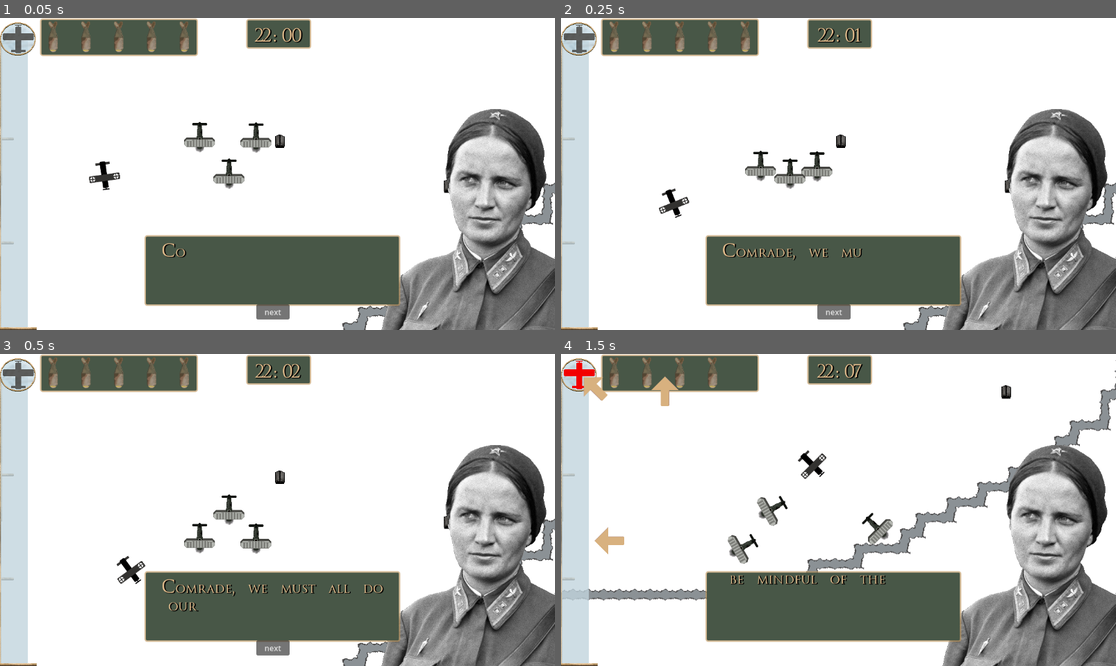
Above: before the commit, frames 1-4 (two rows, left to right).
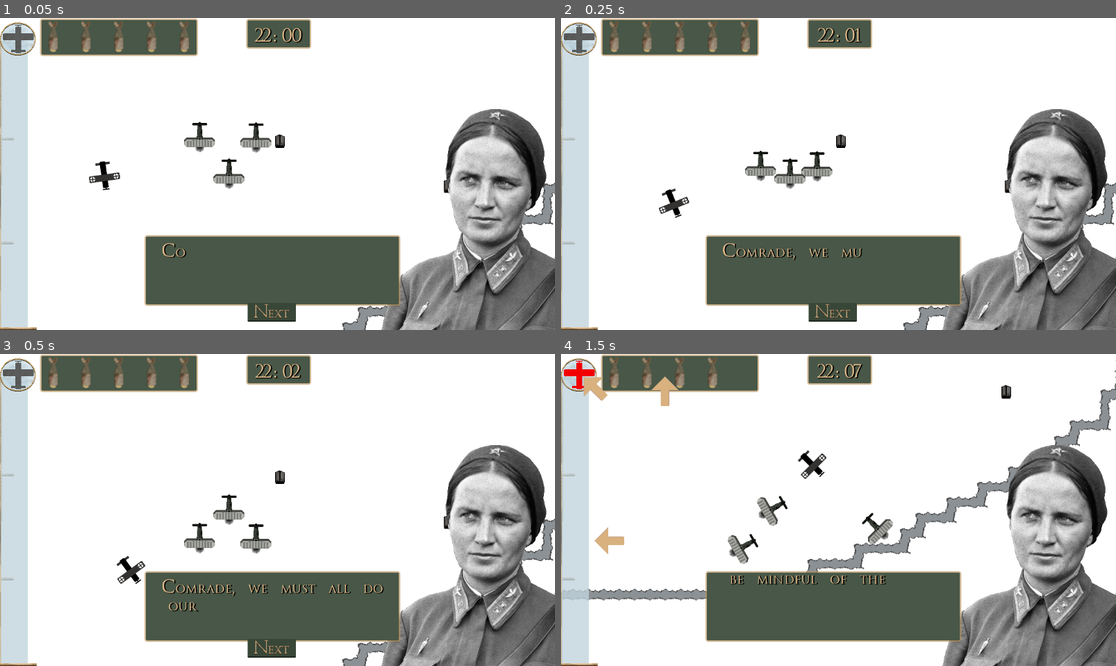
Above: after the commit, the same moments.

Repository: jsteele15/Night-witches
Game: Godot game, scene res://map/main.tscn
The game is run twice, just before and just after one commit, with the same random seed, the same clock (stepped at 60 frames per second) and the same inputs. This scene is started directly instead of the project's main scene.
Inputs (mouse positions are in pixels of both pictures, inside the frame that each line leads up to):
- Up to frame 1 (0.05 s): no input
- Up to frame 2 (0.25 s): no input
- Up to frame 3 (0.5 s): no input
- Up to frame 4 (1.5 s): click (832, 647) at 0.5 s; hold D (right) from 1.28 s (still down); hold Space (bomb) from 1.28 s (still down)

The runs differ from the first frame. In frame 1, 0.5% of the frame differs, in the area x 44-54%, y 91-98%; in frame 2, 0.5%; in frame 3, 0.5%; in frame 4, nothing differs.

Commit message:
next button
- texture button on next

Diff:
--- a/night-witches/characters/enemy_plane.gd
+++ b/night-witches/characters/enemy_plane.gd
@@ -65,6 +65,8 @@
 
 func _hunt_move(delta : float):
 	if target is Vector2:
+		return
+	if is_instance_valid(target) == false:
 		return
 	self.rotation_degrees = target.rotation_degrees
 	if circling == false:
--- a/night-witches/ui/tutorial_box.gd
+++ b/night-witches/ui/tutorial_box.gd
@@ -1,7 +1,7 @@
 extends Control
 
 @onready var tutorial_text : RichTextLabel = $"game text"
-@onready var next_button : Button = $"next button"
+@onready var next_button : TextureButton = $"next button"
 
 var this_trig : bool = false
 
--- a/night-witches/ui/tutorial_box.tscn
+++ b/night-witches/ui/tutorial_box.tscn
@@ -1,8 +1,11 @@
-[gd_scene load_steps=5 format=3 uid="uid://b1q0jactwg8oj"]
+[gd_scene load_steps=8 format=3 uid="uid://b1q0jactwg8oj"]
 
 [ext_resource type="Texture2D" uid="uid://bp4qcf0j4s18i" path="res://assets/img/Marina Raskova.png" id="1_4xymx"]
 [ext_resource type="Script" uid="uid://ihk10n2m0etc" path="res://ui/tutorial_box.gd" id="1_58tfx"]
 [ext_resource type="PackedScene" uid="uid://xeg2gnmclwhw" path="res://ui/game_text.tscn" id="2_2g0v3"]
+[ext_resource type="Texture2D" uid="uid://cihpmupaq1dar" path="res://assets/img/ui/next up.png" id="4_ylvux"]
+[ext_resource type="Texture2D" uid="uid://valngfplooq4" path="res://assets/img/ui/next down.png" id="5_amxee"]
+[ext_resource type="Texture2D" uid="uid://bs7bkkcs3l7ma" path="res://assets/img/ui/next hover.png" id="6_yvmg3"]
 
 [sub_resource type="StyleBoxFlat" id="StyleBoxFlat_58tfx"]
 bg_color = Color(0.28235295, 0.34117648, 0.2784314, 1)
@@ -68,19 +71,21 @@
 grow_vertical = 2
 theme_override_styles/panel = SubResource("StyleBoxFlat_58tfx")
 
-[node name="next button" type="Button" parent="."]
+[node name="next button" type="TextureButton" parent="."]
 layout_mode = 1
 anchors_preset = -1
 anchor_left = 0.5
 anchor_top = 0.5
 anchor_right = 0.5
 anchor_bottom = 0.5
-offset_left = -44.0
-offset_top = 271.0
-offset_right = 25.0
-offset_bottom = 302.0
+offset_left = -62.0
+offset_top = 267.0
+offset_right = 38.0
+offset_bottom = 307.0
 grow_horizontal = 0
 grow_vertical = 0
-text = "next"
+texture_normal = ExtResource("4_ylvux")
+texture_pressed = ExtResource("5_amxee")
+texture_hover = ExtResource("6_yvmg3")
 
 [connection signal="pressed" from="next button" to="." method="_on_next_button_pressed"]
Binary file added: night-witches/assets/img/ui/next down.png
Not shown, added: night-witches/assets/img/ui/next down.png.import
Binary file added: night-witches/assets/img/ui/next hover.png
Not shown, added: night-witches/assets/img/ui/next hover.png.import
Binary file added: night-witches/assets/img/ui/next up.png
Not shown, added: night-witches/assets/img/ui/next up.png.import
